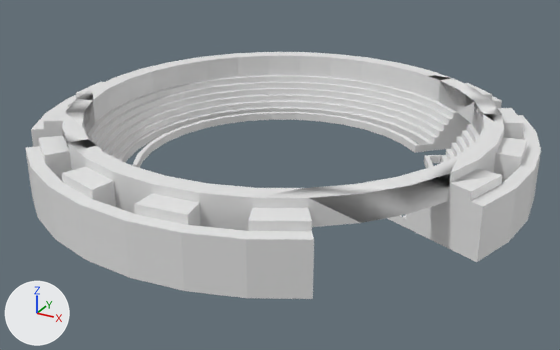
An edit to the OBJ model assets/arena/arena_v1.obj, drawn before and after from the same camera.
The view is the same before and after, from a 50 mm lens placed at (42.7, -78.3, 38.1), pointed at (0.6, -1.8, -0.2). The lights are fixed; the arrows at lower left show +X, +Y and +Z. Where no turn or scale is listed for an object, it has been applied to the vertices. Vertices at the same position are counted once.

The older version as bpy lines, for what is in view:
```python
me_cylinder = bpy.data.meshes.new('Cylinder')
me_cylinder.from_pydata(...)  # 1035 vertices, 1944 faces, 7 loose edges; spans x -30.0..30.0, y -30.0..30.0, z 0.0..8.0
me_cylinder.materials.append(mat_material_001)  # its picture is missing
ob_cylinder = bpy.data.objects.new('Cylinder', me_cylinder)
ob_cylinder.location = (0.0, 0.0, 0.0)
```
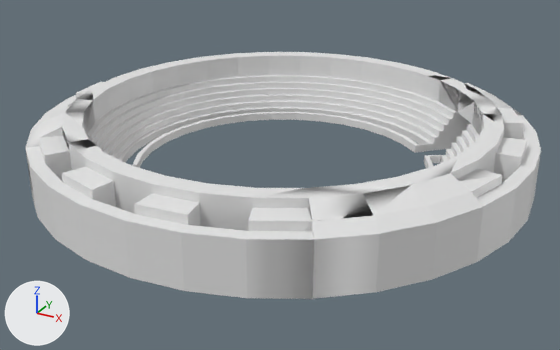
Edits to the bpy script that builds the scene:
```text
Change me_cylinder:
    used by ob_cylinder; location = (0.0, 0.0, 0.0)
    remove me_cylinder.from_pydata(...)  # 1035 vertices, 1944 faces, 7 loose edges; spans x -30.0..30.0, y -30.0..30.0, z 0.0..8.0
    add me_cylinder.from_pydata(...)  # 1039 vertices, 1982 faces, 8 loose edges; spans x -30.0..30.0, y -30.0..30.0, z 0.0..8.0
    me_cylinder part 1: 4 vertices added at x 15.8..26.3, y -23.6..-10.9, z 7.0
```

Pixel boxes (x1, y1, x2, y2) of what changed, in the pictures (560 x 350 px):
'Cylinder', reshaped: before (26, 52, 541, 299); after (25, 52, 541, 299)
part 1 of me_cylinder, added: after (309, 175, 503, 234)
